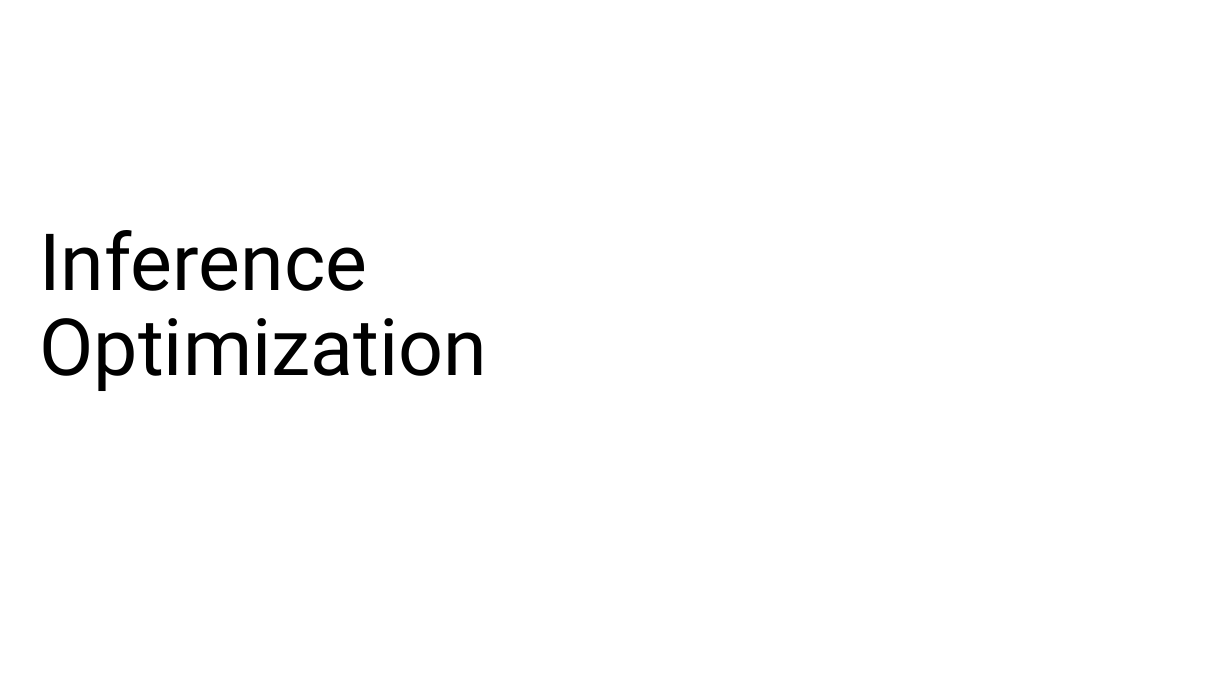
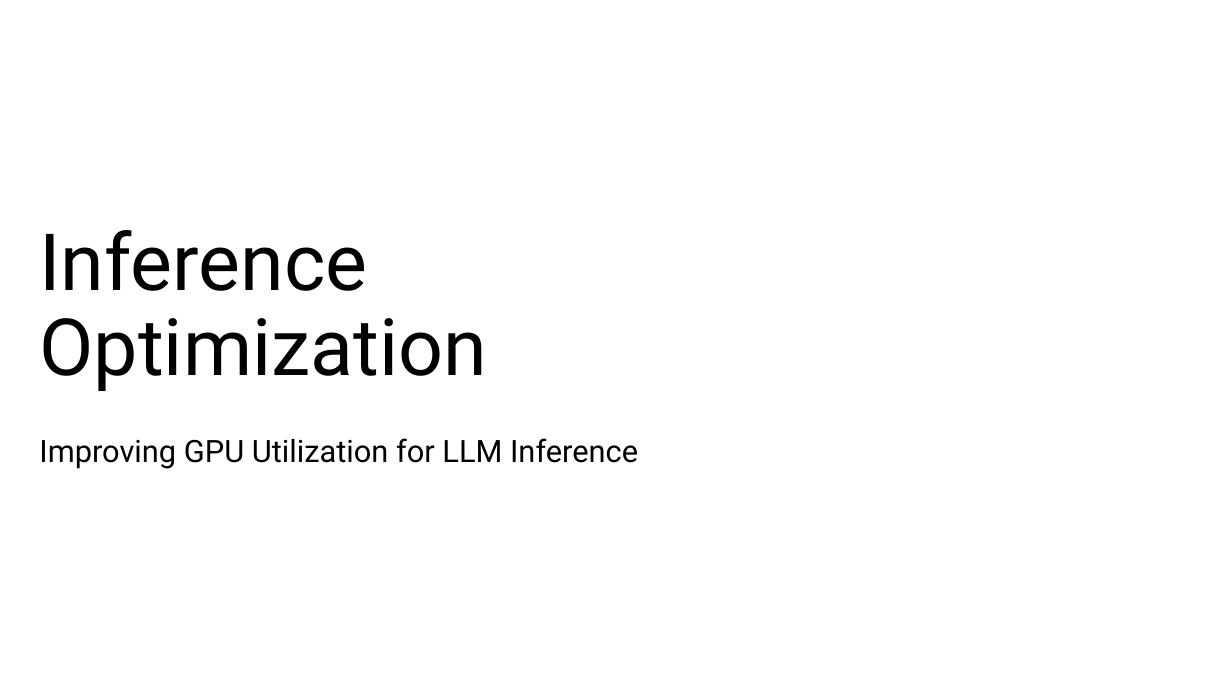
Before and after one commit to nileshsarkar-ai/Inference-Optimization, a slide deck: slide 1 of Inference_Optimization_Final.pptx. Drawn at 1232x693 pixels with LibreOffice and Linux fonts; fonts in the diff are those of the drawing. Boxes give left, top, right and bottom in pixels: in the first picture for what was removed or moved away, otherwise in the second. Text is boxed around its words. In the diff, an @@ line names an element or a change of style, - is before the commit and + after.

Commit message:
Add GPU utilization subtitle to the presentation cover

```diff
--- a/Inference_Optimization_Final.pptx
+++ b/Inference_Optimization_Final.pptx
@@ subtitle added at <box>39,438,638,469</box>, 24 pt, text #000000 @@
+Improving GPU Utilization for LLM Inference
```
Also in this commit, not shown: 3 other files.
